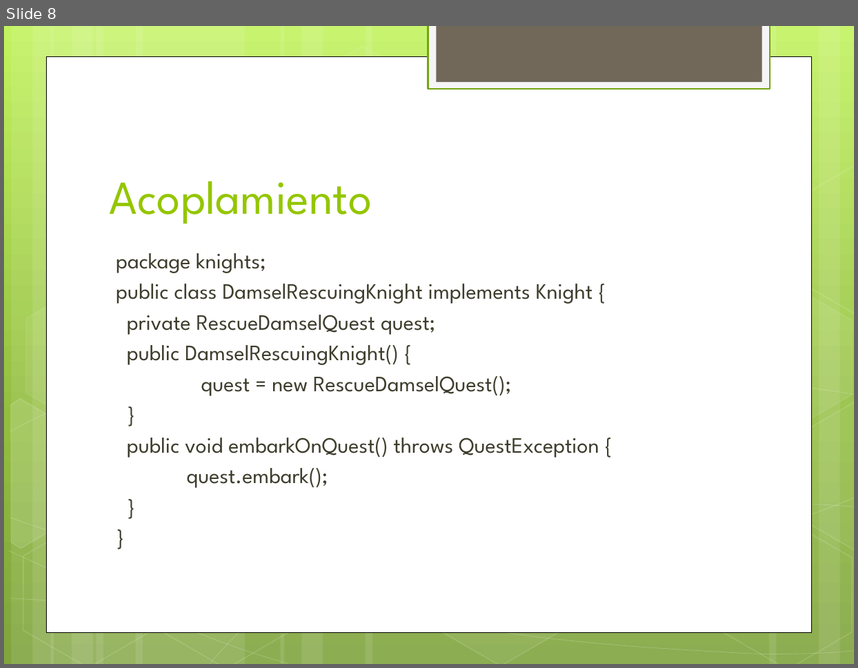
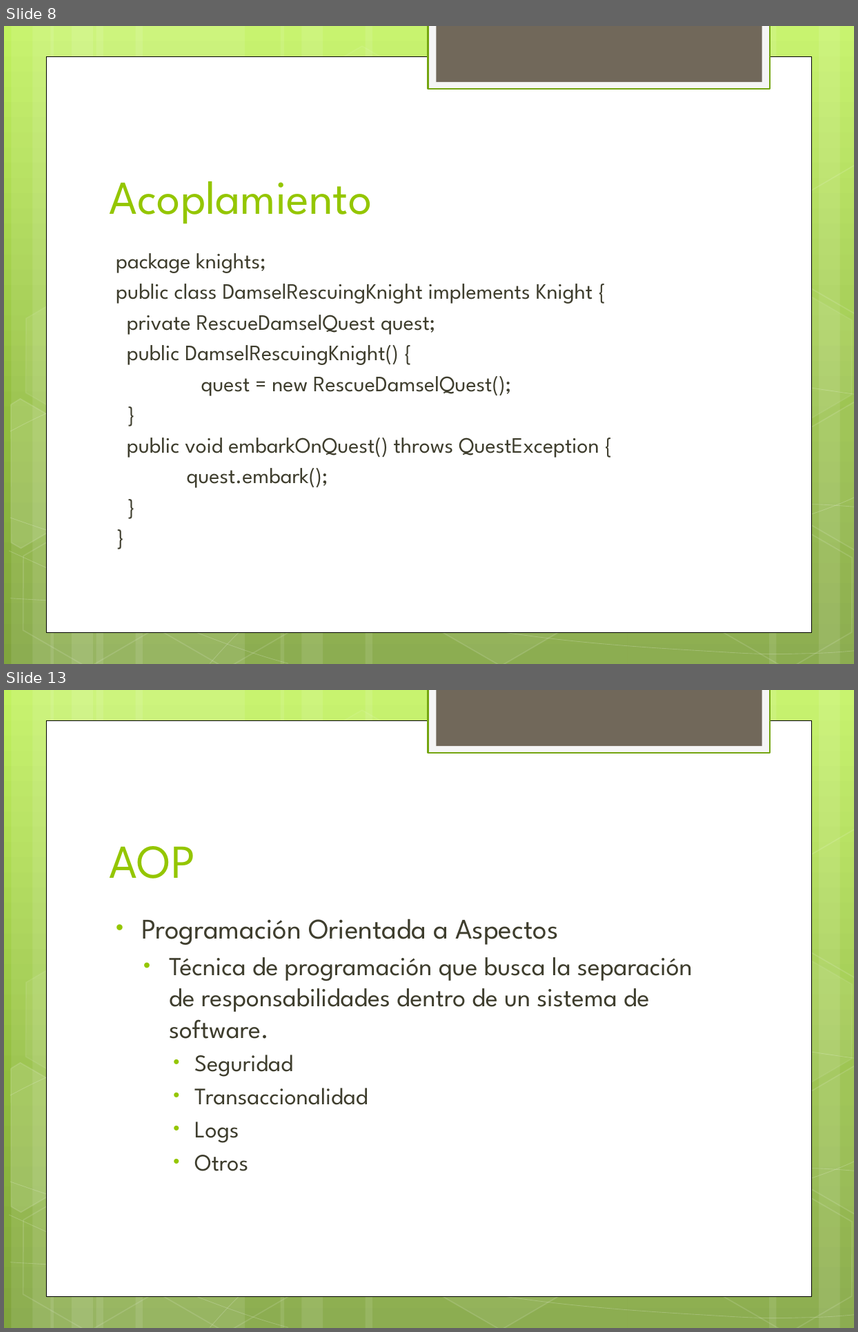
Before and after one commit to jdmr/CursoSpring, a slide deck: Presentation1.pptx. Shown one above the other, each under a label of ours: slide 8 before the commit, slides 8 and 13 after it; the slides between them are not shown. The pictures are 858x668 and 858x1332 pixels, drawn with LibreOffice and Linux fonts; fonts in the diff are those of the drawing. Boxes give left, top, right and bottom in pixels: in the first picture for what was removed or moved away, otherwise in the second. Text is boxed around its words. In the diff, an @@ line names an element or a change of style, - is before the commit and + after.

```diff
--- a/Presentation1.pptx
+++ b/Presentation1.pptx
@@ slide 13 added at [4,690,854,1328], background gradient #C3F35F to #93BF3F to #81A53E; not listed: 31 template elements that a slide beside it also shows @@
@@ title added at [110,846,195,878], 40 pt, text #94C600 @@
+AOP
@@ text added at [141,918,693,1171], 22 pt, text #3E3D2D @@
+• Programación Orientada a Aspectos
+  • Técnica de programación que busca la separación de responsabilidades dentro de un sistema de software.
+    • Seguridad
+    • Transaccionalidad
+    • Logs
+    • Otros
```
Also in this commit, not shown: 1 slide changed, 25 other slides added, 12 other files.
